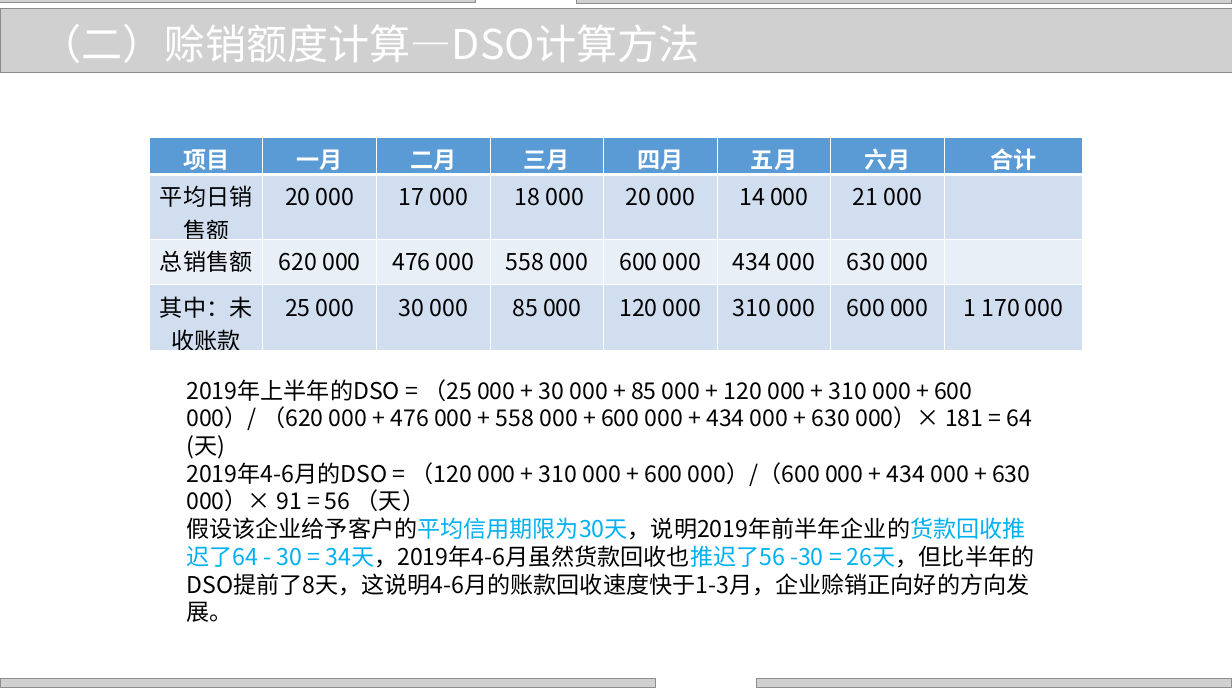
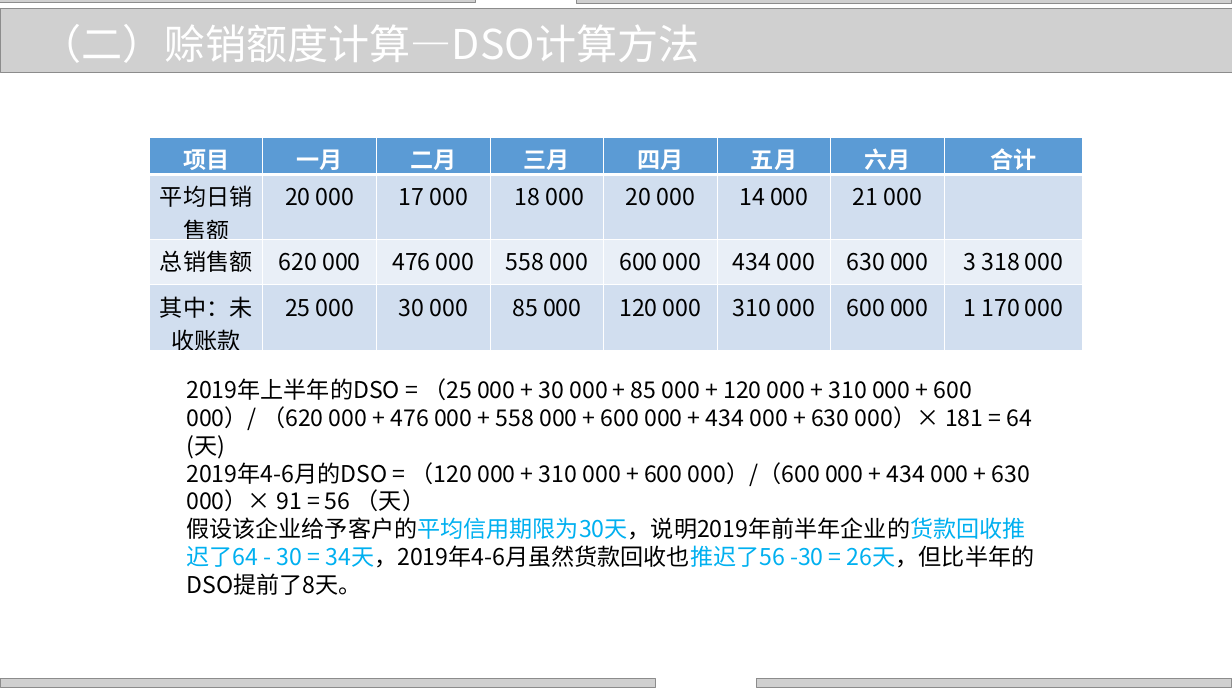
Before and after one commit to zhangjianzhang/internet_credit, a slide deck: slide 35 of files/slides/lecture_10.pptx. Drawn at 1232x693 pixels with LibreOffice and Linux fonts; fonts in the diff are those of the drawing; grey boxes stand for pictures; background and template pictures are left out. Boxes give left, top, right and bottom in pixels: in the first picture for what was removed or moved away, otherwise in the second. Text is boxed around its words. In the diff, an @@ line names an element or a change of style, - is before the commit and + after.

```diff
--- a/files/slides/lecture_10.pptx
+++ b/files/slides/lecture_10.pptx
@@ table at <box>150,138,1084,359</box> @@
-row 3, column 8: 
+row 3, column 8: 3 318 000
@@ text at <box>186,517,1034,595</box>: text changed @@
-假设该企业给予客户的平均信用期限为30天，说明2019年前半年企业的货款回收推迟了64 - 30 = 34天，2019年4-6月虽然货款回收也推迟了56 -30 = 26天，但比半年的DSO提前了8天，这说明4-6月的账款回收速度快于1-3月，企业赊销正向好的方向发展。
+假设该企业给予客户的平均信用期限为30天，说明2019年前半年企业的货款回收推迟了64 - 30 = 34天，2019年4-6月虽然货款回收也推迟了56 -30 = 26天，但比半年的DSO提前了8天。
```
Also in this commit, not shown: 6 other slides changed, 4 other files.
